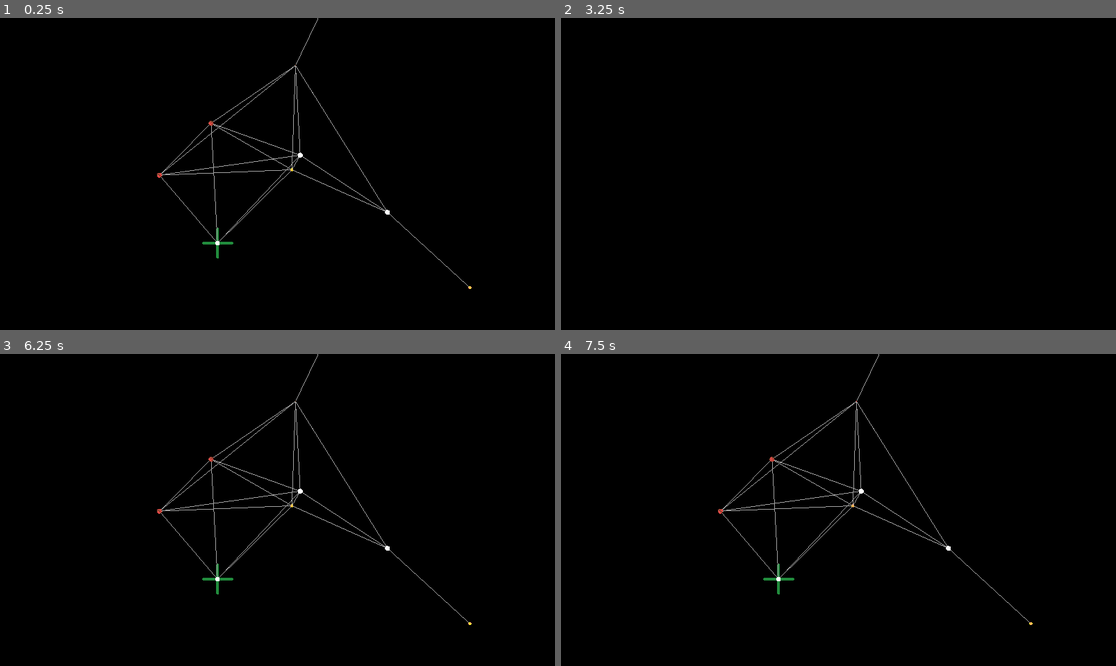
Above: before the commit, frames 1-4 (two rows, left to right).
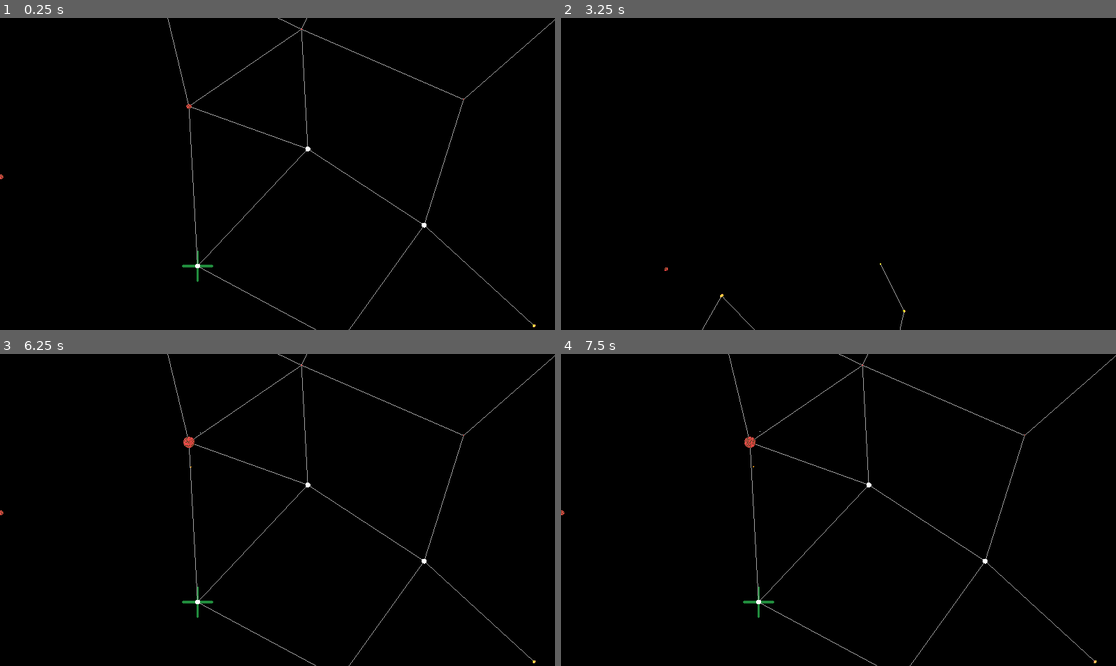
Above: after the commit, the same moments.

Repository: NoahMSchool/SpaceStrategyGame
Game: Godot game, scene res://Galaxy/galaxy.tscn
Two runs of this game, one before a commit and one after it. Both use one fixed random seed, a clock stepped at 60 frames per second and the inputs below.
Inputs (mouse positions are in pixels of both pictures, inside the frame that each line leads up to):
- Up to frame 1 (0.25 s): no input
- Up to frame 2 (3.25 s): tap Enter at 0.5, 2 s; move the mouse to (960, 158) at 0.52 s; click (960, 158) at 0.6 s; tap A (a) at 0.8, 1.35 s; tap Space at 1.25, 2.75 s; move the mouse to (727, 189) at 1.27 s; tap M (m) at 1.55, 2.1 s; move the mouse to (894, 105) at 2.02 s; tap R (r) at 2.3, 2.85 s; move the mouse to (810, 236) at 2.77 s; tap S (s) at 3.05 s
- Up to frame 3 (6.25 s): tap Enter at 3.5 s; move the mouse to (444, 556) at 3.52 s; tap S (s) at 3.6 s; tap T (t) at 3.8, 4.35 s; tap Space at 4.25 s; move the mouse to (111, 463) at 4.27 s; tap X (x) at 4.55, 5.1 s; move the mouse to (305, 510) at 5.02 s; tap Z (z) at 5.3, 5.85 s; move the mouse to (194, 432) at 5.77 s; click (194, 432) at 6.05 s
- Up to frame 4 (7.5 s): move the mouse to (960, 494) at 6.52 s; click (960, 494) at 6.6 s; tap A (a) at 6.8 s; move the mouse to (727, 525) at 7.27 s; tap Middle mouse button (MouseWheelClick) at 7.35 s

The runs differ from the first frame. In frame 1, 1.5% of the frame differs, in the area x 0-100%, y 0-100%; in frame 2, less than 0.1%; in frame 3, 1.6%; in frame 4, 1.6%.

Commit message:
Renamed everything resource to supply

Diff:
--- a/Galaxy/galaxy.tscn
+++ b/Galaxy/galaxy.tscn
@@ -24,6 +24,8 @@
 
 [node name="Galaxy" type="Node3D" unique_id=1524020374]
 script = ExtResource("1_dkrcd")
+min_system_separation = 10.0
+max_system_count = 15
 
 [node name="WorldEnvironment" type="WorldEnvironment" parent="." unique_id=1426894719]
 environment = SubResource("Environment_7c7pm")
--- a/Galaxy/galaxy_generator.gd
+++ b/Galaxy/galaxy_generator.gd
@@ -73,7 +73,7 @@
 
 		system_positions.append(pos)
 
-	print(system_positions.size())
+	#print(system_positions.size())
 	for i in range(system_positions.size()-1):
 		var sp = system_positions[i]
 		var new_system = SYSTEM.instantiate()
@@ -91,7 +91,7 @@
 
 func set_up_astar(max_distance):
 	var new_algo := StarAStar3D.new()
-	print("Generating with max ", max_distance, " and systems ", systems.size())
+	#print("Generating with max ", max_distance, " and systems ", systems.size())
 
 	if (!systems.size()):
 		return new_algo
@@ -109,7 +109,7 @@
 				new_algo.connect_points(sys1.get_instance_id(), sys2.get_instance_id())
 				if sys1.position.distance_to(sys2.position)<max_distance:
 					Draw3D.draw_line(sys1.position,sys2.position)
-	print("We have systems ", systems.size())
+	#print("We have systems ", systems.size())
 	return new_algo
 
 func set_system_disabled(sys: SolarSystem, disabled: bool = true):
@@ -125,13 +125,13 @@
 	return next
 
 
-func add_free_resource(resource_node, global_pos = null):
-	$FreeShipContiner.add_child(resource_node)
+func add_free_ship(ship_node, global_pos = null):
+	$FreeShipContiner.add_child(ship_node)
 	if global_pos:
-		resource_node.global_position = global_pos
+		ship_node.global_position = global_pos
 
-func detach_free_resource(resource_node):
-	$FreeShipContiner.remove_child(resource_node)
+func detach_free_ship(ship_node):
+	$FreeShipContiner.remove_child(ship_node)
 
 
 func _process(delta: float) -> void:
--- a/Galaxy/space_info.gd
+++ b/Galaxy/space_info.gd
@@ -10,7 +10,6 @@
 	StarType.new("RedGiant", 0.9, 0.4, preload("res://Stars/redstarshadermat.tres"), Vector2i(1,5), 6, 2),
 	#StarType.new("ShaderStar", 0.8, 0.4, preload("res://Stars/shaderstar.tres"), Vector2i(1,3), 6, 20),
 ]
-
 
 const PLANET_SEPARATION_RANGE = [0.1, 0.75]
 const PLANET_SIZE_RANGE = [0.05,0.25]
@@ -31,3 +30,5 @@
 
 
 ]
+#transport ship at time of writing around 0.25 radius
+const ship_transmission_zone_radius = 0.3
--- a/SolarSystem/solar_system.gd
+++ b/SolarSystem/solar_system.gd
@@ -34,7 +34,7 @@
 @onready var visual_indicator: MeshInstance3D = $VisualIndicator
 
 const BREAD_CRUMB = preload("res://3DDraw/bread_crumb.tscn")
-const RESOURCE_SHIP = preload("res://SpaceShip/resource_ship.tscn")
+const SUPPLY_SHIP = preload("res://SpaceShip/supply_ship.tscn")
 
 var system_data : SolarSystemData
 var orbit_direction = 1
@@ -63,7 +63,7 @@
 func _process(delta: float) -> void:
 	if system_active:
 		orbit_planets(delta)
-	orbit_resources(delta)
+	orbit_ships(delta)
 
 	if hovering:
 		#$SelectionMesh.visible = true
@@ -97,16 +97,16 @@
 
 func _input(event: InputEvent) -> void:
 	if system_active && Input.is_action_just_pressed("r"):
-		print("Generating Resource")
-		generate_resource()
+		#print("Generating Supply")
+		generate_supply()
 
 	if Input.is_action_just_pressed("m"):
-		for r in $ShipResourceContainer.get_children():
-			eject_resource(r)
+		for s in $ShipContainer.get_children():
+			eject_ship(s)
 
 	if Input.is_action_just_pressed("a"):
-		print("Toggle auto time to ", !$ResourceTimer.paused)
-		$ResourceTimer.paused = !$ResourceTimer.paused
+		print("Toggle auto time to ", !$SupplyTimer.paused)
+		$SupplyTimer.paused = !$SupplyTimer.paused
 
 	if Input.is_action_just_pressed("z") and system_active:
 		team_ownership = (team_ownership+1)%4 #hardcoded possibilities
@@ -163,9 +163,9 @@
 		$PlanetContainer.add_child(new_planet)
 		new_planet.update_planet()
 	system_action_region_radius = orbit_radius
-	resource_orbit_radius = system_action_region_radius#/2
-	resource_orbit_period = unit_orbit_time*pow(resource_orbit_radius, 1.5)#+ randf()*10 #random deviation #keplers 3rd law
-	resource_orbit_angular_velocity = 2*PI/resource_orbit_period
+	ship_orbit_radius = system_action_region_radius#/2
+	ship_orbit_period = unit_orbit_time*pow(ship_orbit_radius, 1.5)#+ randf()*10 #random deviation #keplers 3rd law
+	ship_orbit_angular_velocity = 2*PI/ship_orbit_period
 
 #use ecentricity to make eliptical orbits
 func orbit_planets(delta):
@@ -175,76 +175,76 @@
 
 		p.position = p.planet_data.orbit_basis*Vector3(p.planet_data.major_orbit_radius*cos(current_orbit), 0.25, p.planet_data.minor_orbit_radius*sin(current_orbit))#placed slightly above planets on y axis
 
-var resource_orbit_rotation = 0
-var resource_orbit_radius = 1 #overriden to be relative to system radius in generate_system, may vary if orbit levels are added
-var resource_orbit_period = unit_orbit_time #also overridden
-var resource_orbit_angular_velocity = 1 #also overridden
-var resource_orbit_positions : Array[Vector3] = []
-var resource_orbit_items : Array[ShipResource] = []
+var ship_orbit_rotation = 0
+var ship_orbit_radius = 1 #overriden to be relative to system radius in generate_system, may vary if orbit levels are added
+var ship_orbit_period = unit_orbit_time #also overridden
+var ship_orbit_angular_velocity = 1 #also overridden
+var ship_orbit_positions : Array[Vector3] = []
+var ship_orbit_items : Array[BaseSpaceShip] = []
 var orbit_angular_separation = 0
 var orbit_count = 0
 var orbit_anglular_separation = 0
 
-func add_resource_to_system_orbit(res):
+func add_ship_to_system_orbit(res):
 	#removing from galaxy and adding to system
 	var global_pos = res.global_position
-	galaxy.detach_free_resource(res)
-	$ShipResourceContainer.add_child(res)
+	galaxy.detach_free_ship(res)
+	$ShipContainer.add_child(res)
 	res.global_position = global_pos
 	recalculate_orbits()
 
-func detatch_resourse_from_system_orbit(res):
-	var global_pos = res.global_position
-	$ShipResourceContainer.remove_child(res)
-	galaxy.add_free_resource(res, global_pos)
+func detatch_ship_from_system_orbit(ship):
+	var global_pos = ship.global_position
+	$ShipContainer.remove_child(ship)
+	galaxy.add_free_ship(ship, global_pos)
 	recalculate_orbits()
 
 func recalculate_orbits():
-	orbit_count = $ShipResourceContainer.get_child_count()
+	orbit_count = $ShipContainer.get_child_count()
 	orbit_anglular_separation = 2*PI/orbit_count
 
-func orbit_resources(delta):
-	resource_orbit_rotation+= delta*orbit_direction*resource_orbit_angular_velocity
+func orbit_ships(delta):
+	ship_orbit_rotation+= delta*orbit_direction*ship_orbit_angular_velocity
 	for i in range(orbit_count):
-		var orbit_angle = i*orbit_anglular_separation + resource_orbit_rotation
-		$ShipResourceContainer.get_child(i).follow_position = global_position + Vector3(resource_orbit_radius*cos(orbit_angle),0.25,resource_orbit_radius*sin(orbit_angle))#y increased so orbit above ships
-
-func generate_resource():
-	var new_resource_ship = RESOURCE_SHIP.instantiate()
-	add_resource_to_system_orbit(new_resource_ship)
-	new_resource_ship.set_global_position(global_position)
-	new_resource_ship.final_destination_system = galaxy.target_system
-
-func process_resource(res):
+		var orbit_angle = i*orbit_anglular_separation + ship_orbit_rotation
+		$ShipContainer.get_child(i).follow_position = global_position + Vector3(ship_orbit_radius*cos(orbit_angle),0.5,ship_orbit_radius*sin(orbit_angle))#y increased so orbit above ships
+
+func generate_supply():
+	var new_supply_ship = SUPPLY_SHIP.instantiate()
+	add_ship_to_system_orbit(new_supply_ship)
+	new_supply_ship.set_global_position(global_position)
+	new_supply_ship.final_destination_system = galaxy.target_system
+
+func accept_ship(ship):
 	#print("recieving and processing at ", self, global_position)
 
-	if self != res.final_destination_system:
-		var next_destination : SolarSystem = galaxy.get_next_step(self, res.final_destination_system)
+	if self != ship.final_destination_system:
+		var next_destination : SolarSystem = galaxy.get_next_step(self, ship.final_destination_system)
 		if next_destination:
 			#print("start processing")
 			var ejection_direction = (next_destination.global_position-self.global_position).normalized()
 			var ejection_point = global_position+ejection_direction*system_action_region_radius
 			#print("sending to ejection point")
-			res.send_to_position(ejection_point)
-			await res.target_reached
-			#print(res.destination_system)
-			#res.destination_system = next_destination
-			var destination_relative = next_destination.get_resourse_recieve_point(ejection_direction)
-
-			res.send_to_position(next_destination.global_position+destination_relative)
-			await res.target_reached
-			next_destination.process_resource(res)
+			ship.send_to_position(ejection_point)
+			await ship.target_reached
+			#print(ship.destination_system)
+			#ship.destination_system = next_destination
+			var destination_relative = next_destination.get_ship_recieve_point(ejection_direction)
+
+			ship.send_to_position(next_destination.global_position+destination_relative)
+			await ship.target_reached
+			next_destination.accept_ship(ship)
 			#print(next_destination.global_position)
 		else:
 			pass
-			#print("resourse reached dead end")
+			#print("ship reached dead end")
 	else:
-		add_resource_to_system_orbit(res)
+		add_ship_to_system_orbit(ship)
 		#print("at final")
 
-func send_resource(res, next_system):
-	#print("sending resourse to ", next_system)
-	res.send_to_destination_system(next_system)
+func send_ship(ship, next_system):
+	#print("sending ship to ", next_system)
+	ship.send_to_destination_system(next_system)
 	#print("sending to ", next_system)
 
 		#var ray_length = self.global_position.distance_to(next_destination)
@@ -257,12 +257,14 @@
 		#ray_query.to = to
 		#var raycast_result = space.intersect_ray(ray_query)
 
-func eject_resource(res):
-	detatch_resourse_from_system_orbit(res)
-	process_resource(res)
-
-
-func get_resourse_recieve_point(direction : Vector3):#gives relative position
+func eject_ship(ship):
+	#if ship.final_destination_system != self:
+		detatch_ship_from_system_orbit(ship)
+	#else:
+		accept_ship(ship)
+
+
+func get_ship_recieve_point(direction : Vector3):#gives relative position
 	if not direction.is_normalized():
 		direction = direction.normalized()
 	var recieve_point = -direction*system_action_region_radius
@@ -279,8 +281,8 @@
 		$TrailContainer.add_child(new_bread_crumb)
 		#Draw3D.draw_point_mesh(p.global_position, p.planet_data.orbit_period)
 
-func _on_resource_timer_timeout() -> void:
-	generate_resource()
+func _on_supply_timer_timeout() -> void:
+	generate_supply()
 
 func toggle_active(val : bool):
 	$VisualIndicator.visible = not $VisualIndicator.visible
--- a/SolarSystem/solar_system.tscn
+++ b/SolarSystem/solar_system.tscn
@@ -45,9 +45,9 @@
 
 [node name="TrailContainer" type="Node3D" parent="." unique_id=518089550]
 
-[node name="ShipResourceContainer" type="Node3D" parent="." unique_id=2060881521]
+[node name="ShipContainer" type="Node3D" parent="." unique_id=2060881521]
 
-[node name="ResourceTimer" type="Timer" parent="." unique_id=1254746077]
+[node name="SupplyTimer" type="Timer" parent="." unique_id=1254746077]
 wait_time = 2.0
 
 [node name="VisualIndicator" type="MeshInstance3D" parent="." unique_id=702602521]
@@ -78,4 +78,4 @@
 surface_material_override/0 = ExtResource("4_y83ar")
 
 [connection signal="timeout" from="TrailTimer" to="." method="_on_trail_timer_timeout"]
-[connection signal="timeout" from="ResourceTimer" to="." method="_on_resource_timer_timeout"]
+[connection signal="timeout" from="SupplyTimer" to="." method="_on_supply_timer_timeout"]
--- a/SolarSystem/solar_system_data.gd
+++ b/SolarSystem/solar_system_data.gd
@@ -2,10 +2,10 @@
 extends Resource
 
 @export var star_type : StarType
-var resources : Array[ShipResource]
+var supplies : Array[Supply]
 
 func _init(_startype : StarType) -> void:
 	self.star_type = _startype
 
-	self.resources = []
-	var start_resource = ShipResource.new()
+	self.supplies = []
+	var start_supply = Supply.new("dog", null)
--- a/SpaceShip/base_space_ship.gd
+++ b/SpaceShip/base_space_ship.gd
@@ -24,7 +24,7 @@
 
 func send_to_position(pos):
 	target_position = pos
-	print("sending to ", target_position)
+	#print("sending to ", target_position)
 	begin_transmission()
 
 func begin_transmission():
@@ -34,7 +34,7 @@
 func end_transmission():
 	in_transmission = false
 	target_reached.emit()
-	print("finished sending")
+	#print("finished sending")
 
 
 
--- a/SpaceShip/resource_ship.gd
+++ /dev/null
@@ -1,3 +0,0 @@
-extends BaseSpaceShip
-
-class_name ShipResource
--- /dev/null
+++ b/SpaceShip/supply_ship.gd
@@ -0,0 +1,3 @@
+extends BaseSpaceShip
+
+class_name SupplyShip
--- a/SpaceShip/resource_ship.tscn
+++ b/SpaceShip/supply_ship.tscn
@@ -1,6 +1,6 @@
 [gd_scene format=4 uid="uid://dm0pig2dlqo0e"]
 
-[ext_resource type="Script" uid="uid://cljpkthi0yd48" path="res://SpaceShip/resource_ship.gd" id="1_8bm7o"]
+[ext_resource type="Script" uid="uid://cljpkthi0yd48" path="res://SpaceShip/supply_ship.gd" id="1_efiy3"]
 
 [sub_resource type="StandardMaterial3D" id="StandardMaterial3D_h4ojx"]
 resource_name = "GreyMetal"
@@ -99,10 +99,20 @@
 blend_shape_mode = 0
 shadow_mesh = SubResource("ArrayMesh_i3eda")
 
-[node name="ResourceShip" type="Node3D" unique_id=1299991569]
-script = ExtResource("1_8bm7o")
+[sub_resource type="CapsuleShape3D" id="CapsuleShape3D_witln"]
+radius = 0.25
+height = 0.6
+
+[node name="SupplyShip" type="Node3D" unique_id=1299991569]
+script = ExtResource("1_efiy3")
 
 [node name="ShipMesh" type="MeshInstance3D" parent="." unique_id=1690466795]
 transform = Transform3D(0.1, 0, 0, 0, 0.1, 0, 0, 0, 0.1, 0, 0, 0)
 mesh = SubResource("ArrayMesh_58m3d")
 skeleton = NodePath("")
+
+[node name="Area3D" type="Area3D" parent="." unique_id=850157611]
+
+[node name="CollisionShape3D" type="CollisionShape3D" parent="Area3D" unique_id=1572857840]
+transform = Transform3D(1, 0, 0, 0, -4.371139e-08, -1, 0, 1, -4.371139e-08, 0, 0, 0)
+shape = SubResource("CapsuleShape3D_witln")
--- /dev/null
+++ b/Supplies/supply.gd
@@ -0,0 +1,9 @@
+extends Resource
+class_name Supply
+
+@export var supply_name : String
+@export var supply_mesh : Mesh
+
+func _init(_supply_name : String, _supply_mesh: Mesh):
+	self.supply_name = _supply_name
+	self.supply_mesh = _supply_mesh
--- a/commander.gd
+++ b/commander.gd
@@ -66,7 +66,7 @@
 			var collider = ray_collision["collider"]
 			var collider_system = collider.get_parent()
 			move_system(collider_system)
-			print(collider_system)
+			#print(collider_system)
 
 func move_system(system_node : Node3D):
 	print("from : ", current_system)
Renamed: SpaceShip/resource_ship.gd.uid -> SpaceShip/supply_ship.gd.uid
Not shown, added: Supplies/supply.gd.uid
Not shown, changed: .DS_Store
